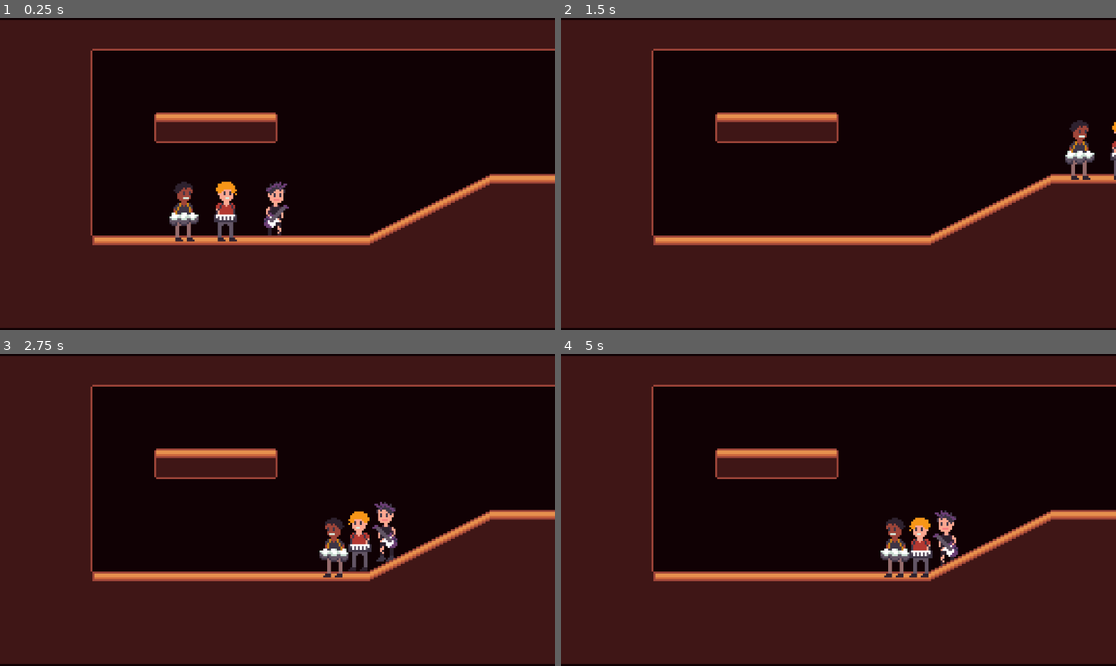
Above: before the commit, frames 1-4 (two rows, left to right).
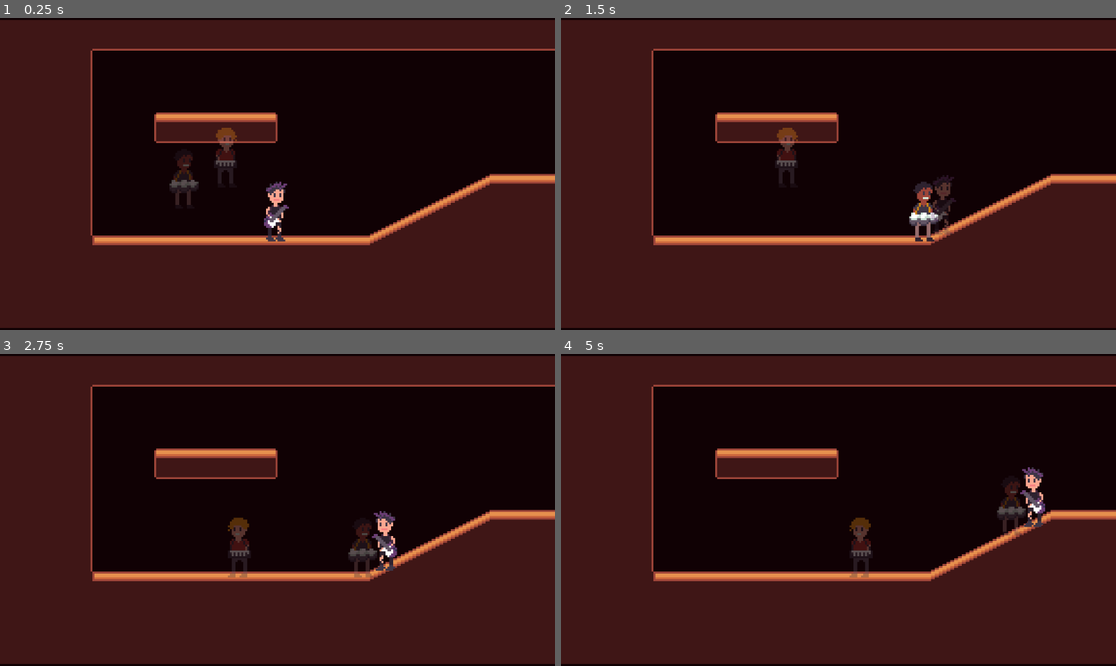
Above: after the commit, the same moments.

Repository: GioWashel/play-it-back
Game: Godot game, scene res://scenes/play_it_back.tscn
Two runs of this game, one before a commit and one after it. Both use one fixed random seed, a clock stepped at 60 frames per second and the inputs below.
Inputs:
- Up to frame 1 (0.25 s): no input
- Up to frame 2 (1.5 s): tap Enter at 0.5 s; hold Right (ui_right) from 0.53 s (still down); tap 1 (ui_select_1, bound only after the commit) at 0.6 s; tap 2 (ui_select_2, bound only after the commit) at 0.8, 1.35 s
- Up to frame 3 (2.75 s): tap 3 (ui_select_3, bound only after the commit) at 1.55, 2.1 s; release Right (ui_right) at 2.03 s; hold Left (ui_left) from 2.03 s (still down); tap 1 (ui_select_1, bound only after the commit) at 2.3 s
- Up to frame 4 (5 s): release Left (ui_left) at 2.78 s; hold Right (ui_right) 2.78-4.28 s; tap 1 (ui_select_1, bound only after the commit) at 2.85, 4.55 s; tap 2 (ui_select_2, bound only after the commit) at 3.05, 3.6 s; tap 3 (ui_select_3, bound only after the commit) at 3.8, 4.35 s; hold Left (ui_left) from 4.28 s (still down)

The runs differ from the first frame. In frame 1, 1.8% of the frame differs, in the area x 30-52%, y 35-72%; in frame 2, 1.9%; in frame 3, 2.3%; in frame 4, 2.8%, in the area x 51-88%, y 36-72%.

Commit message:
add switching players

Diff:
--- a/project.godot
+++ b/project.godot
@@ -15,6 +15,27 @@
 config/features=PackedStringArray("4.4", "GL Compatibility")
 config/icon="res://icon.svg"
 
+[input]
+
+ui_select_1={
+"deadzone": 0.2,
+"events": [Object(InputEventKey,"resource_local_to_scene":false,"resource_name":"","device":-1,"window_id":0,"alt_pressed":false,"shift_pressed":false,"ctrl_pressed":false,"meta_pressed":false,"pressed":false,"keycode":0,"physical_keycode":49,"key_label":0,"unicode":49,"location":0,"echo":false,"script":null)
+, Object(InputEventKey,"resource_local_to_scene":false,"resource_name":"","device":-1,"window_id":0,"alt_pressed":false,"shift_pressed":false,"ctrl_pressed":false,"meta_pressed":false,"pressed":false,"keycode":0,"physical_keycode":4194439,"key_label":0,"unicode":0,"location":0,"echo":false,"script":null)
+]
+}
+ui_select_2={
+"deadzone": 0.2,
+"events": [Object(InputEventKey,"resource_local_to_scene":false,"resource_name":"","device":-1,"window_id":0,"alt_pressed":false,"shift_pressed":false,"ctrl_pressed":false,"meta_pressed":false,"pressed":false,"keycode":0,"physical_keycode":50,"key_label":0,"unicode":50,"location":0,"echo":false,"script":null)
+, Object(InputEventKey,"resource_local_to_scene":false,"resource_name":"","device":-1,"window_id":0,"alt_pressed":false,"shift_pressed":false,"ctrl_pressed":false,"meta_pressed":false,"pressed":false,"keycode":0,"physical_keycode":4194440,"key_label":0,"unicode":0,"location":0,"echo":false,"script":null)
+]
+}
+ui_select_3={
+"deadzone": 0.2,
+"events": [Object(InputEventKey,"resource_local_to_scene":false,"resource_name":"","device":-1,"window_id":0,"alt_pressed":false,"shift_pressed":false,"ctrl_pressed":false,"meta_pressed":false,"pressed":false,"keycode":0,"physical_keycode":51,"key_label":0,"unicode":51,"location":0,"echo":false,"script":null)
+, Object(InputEventKey,"resource_local_to_scene":false,"resource_name":"","device":-1,"window_id":0,"alt_pressed":false,"shift_pressed":false,"ctrl_pressed":false,"meta_pressed":false,"pressed":false,"keycode":0,"physical_keycode":4194441,"key_label":0,"unicode":0,"location":0,"echo":false,"script":null)
+]
+}
+
 [rendering]
 
 textures/canvas_textures/default_texture_filter=0
--- a/scenes/play_it_back.tscn
+++ b/scenes/play_it_back.tscn
@@ -1,14 +1,11 @@
-[gd_scene load_steps=9 format=4 uid="uid://b37plmw73hqye"]
+[gd_scene load_steps=10 format=4 uid="uid://b37plmw73hqye"]
 
 [ext_resource type="Script" uid="uid://dymaohpe45iuf" path="res://scripts/player_controller.gd" id="1_2u5xn"]
 [ext_resource type="Texture2D" uid="uid://ciy3u6ckwhakv" path="res://Assets/Charichters3.png" id="1_7c1yi"]
+[ext_resource type="Script" uid="uid://dnrttaaofdxgv" path="res://scripts/player_manager.gd" id="2_2pvbs"]
 [ext_resource type="Texture2D" uid="uid://bsfdmadt8ndfc" path="res://Assets/Charichters2.png" id="3_7xw1p"]
 [ext_resource type="Texture2D" uid="uid://bq37kjtv4adsc" path="res://Assets/Tileset.png" id="3_tf8oe"]
 [ext_resource type="Texture2D" uid="uid://dkpnew4o5bidj" path="res://Assets/Charichters1.png" id="5_5p0py"]
-
-[sub_resource type="CapsuleShape2D" id="CapsuleShape2D_2u5xn"]
-radius = 6.0
-height = 32.0
 
 [sub_resource type="TileSetAtlasSource" id="TileSetAtlasSource_2pvbs"]
 texture = ExtResource("3_tf8oe")
@@ -43,18 +40,11 @@
 physics_layer_0/collision_layer = 1
 sources/1 = SubResource("TileSetAtlasSource_2pvbs")
 
+[sub_resource type="CapsuleShape2D" id="CapsuleShape2D_2u5xn"]
+radius = 6.0
+height = 32.0
+
 [node name="play-it-back" type="Node2D"]
-
-[node name="GuitarHero" type="CharacterBody2D" parent="."]
-script = ExtResource("1_2u5xn")
-
-[node name="CollisionShape2D" type="CollisionShape2D" parent="GuitarHero"]
-position = Vector2(-1, 1)
-scale = Vector2(0.75, 0.75)
-shape = SubResource("CapsuleShape2D_2u5xn")
-
-[node name="Sprite2D" type="Sprite2D" parent="GuitarHero"]
-texture = ExtResource("1_7c1yi")
 
 [node name="Camera2D" type="Camera2D" parent="."]
 zoom = Vector2(4, 4)
@@ -64,27 +54,41 @@
 tile_map_data = PackedByteArray("AAD+/wIAAQABAAAAAAD//wIAAQABAAAAAAAAAAIAAQABAAAAAAABAAIAAQABAAAAAAACAAIAAQABAAAAAAADAA …(2032 unchanged characters)…
 tile_set = SubResource("TileSet_5p0py")
 
-[node name="PianoMan" type="CharacterBody2D" parent="."]
+[node name="Node2D" type="Node2D" parent="."]
+script = ExtResource("2_2pvbs")
+
+[node name="DrummerBoy" type="CharacterBody2D" parent="Node2D"]
+position = Vector2(0, 2)
 script = ExtResource("1_2u5xn")
 
-[node name="Sprite2D" type="Sprite2D" parent="PianoMan"]
+[node name="Sprite2D" type="Sprite2D" parent="Node2D/DrummerBoy"]
+position = Vector2(-48, 0)
+texture = ExtResource("5_5p0py")
+
+[node name="CollisionShape2D" type="CollisionShape2D" parent="Node2D/DrummerBoy"]
+position = Vector2(-48, 1)
+scale = Vector2(0.75, 0.75)
+shape = SubResource("CapsuleShape2D_2u5xn")
+
+[node name="PianoMan" type="CharacterBody2D" parent="Node2D"]
+script = ExtResource("1_2u5xn")
+
+[node name="Sprite2D" type="Sprite2D" parent="Node2D/PianoMan"]
 position = Vector2(-26, -9)
 texture = ExtResource("3_7xw1p")
 
-[node name="CollisionShape2D" type="CollisionShape2D" parent="PianoMan"]
+[node name="CollisionShape2D" type="CollisionShape2D" parent="Node2D/PianoMan"]
 position = Vector2(-26, -8)
 scale = Vector2(0.75, 0.75)
 shape = SubResource("CapsuleShape2D_2u5xn")
 
-[node name="DrummerBoy" type="CharacterBody2D" parent="."]
-position = Vector2(0, 2)
+[node name="GuitarHero" type="CharacterBody2D" parent="Node2D"]
 script = ExtResource("1_2u5xn")
 
-[node name="Sprite2D" type="Sprite2D" parent="DrummerBoy"]
-position = Vector2(-48, 0)
-texture = ExtResource("5_5p0py")
-
-[node name="CollisionShape2D" type="CollisionShape2D" parent="DrummerBoy"]
-position = Vector2(-48, 1)
+[node name="CollisionShape2D" type="CollisionShape2D" parent="Node2D/GuitarHero"]
+position = Vector2(-1, 1)
 scale = Vector2(0.75, 0.75)
 shape = SubResource("CapsuleShape2D_2u5xn")
+
+[node name="Sprite2D" type="Sprite2D" parent="Node2D/GuitarHero"]
+texture = ExtResource("1_7c1yi")
--- a/scripts/player_controller.gd
+++ b/scripts/player_controller.gd
@@ -1,5 +1,5 @@
 extends CharacterBody2D
-
+var is_active := false
 
 const SPEED = 200.0
 const JUMP_VELOCITY = -400.0
@@ -7,6 +7,8 @@
 
 func _physics_process(delta: float) -> void:
 	# Add the gravity.
+	if not is_active:
+		return
 	if not is_on_floor():
 		velocity += get_gravity() * delta
 
--- /dev/null
+++ b/scripts/player_manager.gd
@@ -0,0 +1,42 @@
+extends Node2D
+
+var characters = [];
+# Called when the node enters the scene tree for the first time.
+@onready
+var activeCharacter: CharacterBody2D = $GuitarHero;
+const INACTIVE_OPACITY = 0.3
+const ACTIVE_OPACITY = 1.0
+const GUITAR_HERO_INDEX = 0
+const DRUMER_BOY_INDEX = 1
+const PIANO_MAN_INDEX = 2
+
+func _ready() -> void:
+	characters.append($GuitarHero)
+	characters.append($PianoMan)
+	characters.append($DrummerBoy)
+	for character in characters:
+		character.is_active = false
+	activeCharacter.modulate.a = ACTIVE_OPACITY
+	activeCharacter.is_active = true
+	$DrummerBoy.modulate.a = INACTIVE_OPACITY
+	$PianoMan.modulate.a = INACTIVE_OPACITY;
+# Called every frame. 'delta' is the elapsed time since the previous frame.
+func _process(delta: float) -> void:
+	if Input.is_action_just_pressed("ui_select_1"):
+		switch_character(GUITAR_HERO_INDEX)
+	elif Input.is_action_just_pressed("ui_select_2"):
+		switch_character(PIANO_MAN_INDEX)
+	elif Input.is_action_just_pressed("ui_select_3"):
+		switch_character(DRUMER_BOY_INDEX)
+
+
+func switch_character(index: int) -> void:
+	if index < 0 || index > 2:
+		return
+	activeCharacter.is_active = false
+	activeCharacter.modulate.a = INACTIVE_OPACITY
+	activeCharacter = characters[index]
+	activeCharacter.modulate.a = ACTIVE_OPACITY
+	activeCharacter.is_active = true
+
+	# Lower the opacity of the previously active character
Not shown, added: scripts/player_manager.gd.uid
